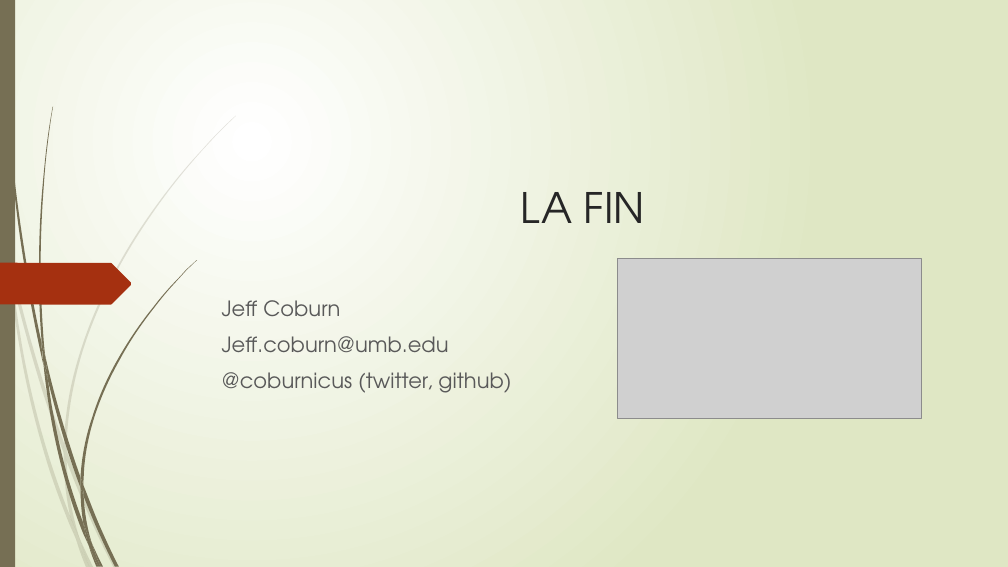
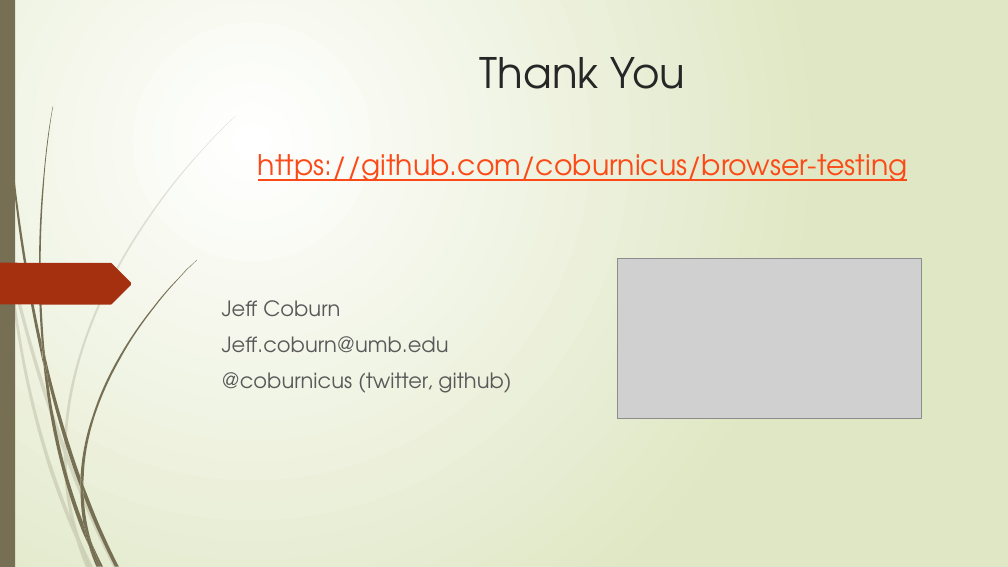
Before and after one commit to aestivalne/browser-testing, a slide deck: slide 18 of a11y-browser-coburn.pptx. Drawn at 1008x567 pixels with LibreOffice and Linux fonts; fonts in the diff are those of the drawing; grey boxes stand for pictures. Boxes give left, top, right and bottom in pixels: in the first picture for what was removed or moved away, otherwise in the second. Text is boxed around its words. In the diff, an @@ line names an element or a change of style, - is before the commit and + after.

```diff
--- a/a11y-browser-coburn.pptx
+++ b/a11y-browser-coburn.pptx
@@ title at (x1=258, y1=57, x2=908, y2=181): text changed; size 40 to 27 pt; text colour #262626 to #FB4A18 @@
-LA FIN
+Thank You
+https://github.com/coburnicus/browser-testing
```
Also in this commit, not shown: 1 other slide changed, 1 other file.
